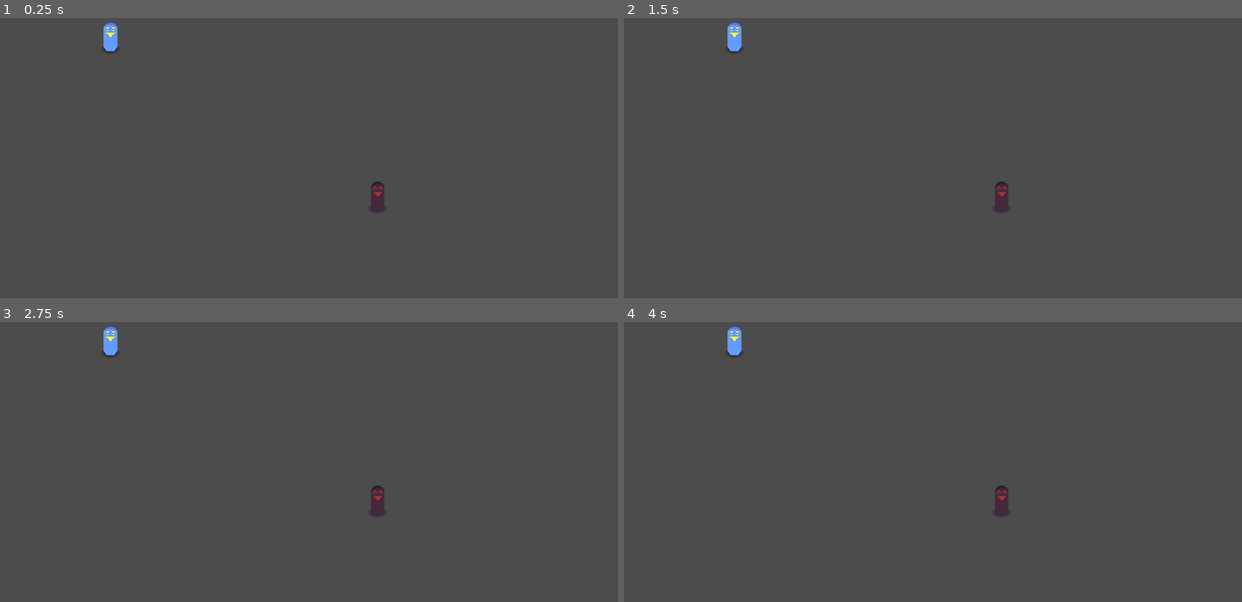
Above: before the commit, frames 1-4 (two rows, left to right).
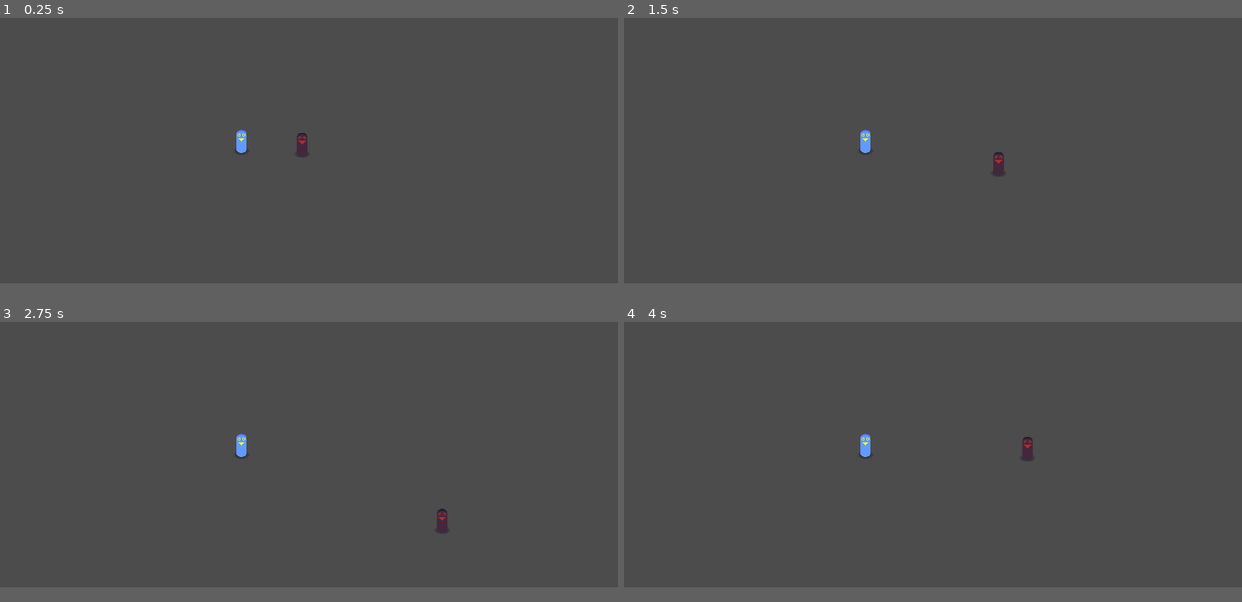
Above: after the commit, the same moments.

Repository: dfern14/BoxShooter
Game: Godot game, scene res://Scenes/Game.tscn
Two runs of this game, one before a commit and one after it. Both use one fixed random seed, a clock stepped at 60 frames per second and the inputs below.
Inputs:
- Up to frame 1 (0.25 s): no input
- Up to frame 2 (1.5 s): tap Enter at 0.5 s; hold Right (right, bound only after the commit) 0.53-1.28 s; hold Down (down, bound only after the commit) from 1.28 s (still down)
- Up to frame 3 (2.75 s): tap Space at 2 s; release Down (down, bound only after the commit) at 2.03 s; hold Right (right, bound only after the commit) from 2.03 s (still down)
- Up to frame 4 (4 s): release Right (right, bound only after the commit) at 2.78 s; hold Up (up, bound only after the commit) 2.78-3.53 s; hold Left (left, bound only after the commit) from 3.53 s (still down)
In our replay, the window is 800x469 before the commit and 800x450 after it. These sizes can differ from the game's own. Grey fills any space a smaller window leaves; there, only what the larger window draws over its background counts as a difference.

The runs differ from the first frame. In frame 1, 0.7% of the frame differs, in the area x 16-63%, y 1-70%; in frame 2, 0.7%; in frame 3, 0.7%; in frame 4, 0.7%.
Error before the commit: Parse Error: The member "TYPE_ENEMY" already exists in a parent class. (res://Characters/Enemy/Enemy.gd:3)

Commit message:
stuff

Diff:
--- a/Characters/Character/Character.gd
+++ b/Characters/Character/Character.gd
@@ -1,8 +1,6 @@
 extends KinematicBody2D
 
 export var SPEED = 200
-
-enum { TYPE_PLAYER = 0, TYPE_ENEMY = 0 }
 
 var direction = Vector2()
 
--- a/Characters/Enemy/Enemy.gd
+++ b/Characters/Enemy/Enemy.gd
@@ -7,5 +7,4 @@
 	pass
 
 func _process(delta):
-	movement()
 	pass
--- a/Characters/Enemy/Enemy.tscn
+++ b/Characters/Enemy/Enemy.tscn
@@ -6,3 +6,5 @@
 [node name="Enemy" instance=ExtResource( 1 )]
 
 script = ExtResource( 2 )
+
+[node name="Enemy" type="Node" parent="." index="2"]
--- a/Characters/Player/Player.gd
+++ b/Characters/Player/Player.gd
@@ -3,9 +3,15 @@
 onready var TYPE_PLAYER = 1
 
 func _ready():
-
 	pass
 
 func _process(delta):
 	movement()
+	check()
 	pass
+
+func check():
+	for body in $Area.get_overlapping_bodies():
+		if (body.has_node("Enemy") and not body.is_a_parent_of(self)):
+			body.queue_free()
+	pass
--- a/Characters/Player/Player.tscn
+++ b/Characters/Player/Player.tscn
@@ -1,13 +1,43 @@
-[gd_scene load_steps=4 format=2]
+[gd_scene load_steps=5 format=2]
 
 [ext_resource path="res://Characters/Character/Character.tscn" type="PackedScene" id=1]
 [ext_resource path="res://Characters/Player/Player.gd" type="Script" id=2]
 [ext_resource path="res://Assets/player.png" type="Texture" id=3]
 
-[node name="Player" instance=ExtResource( 1 )]
+[sub_resource type="RectangleShape2D" id=1]
+
+custom_solver_bias = 0.0
+extents = Vector2( 10, 10 )
+
+[node name="Player" index="0" instance=ExtResource( 1 )]
 
 script = ExtResource( 2 )
+
+[node name="Player" type="Node" parent="." index="2"]
+
+[node name="Pivot" parent="." index="3"]
+
+editor/display_folded = true
 
 [node name="Body" parent="Pivot" index="0"]
 
 texture = ExtResource( 3 )
+
+[node name="MovementBox" parent="." index="4"]
+
+visible = true
+
+[node name="Area" type="Area2D" parent="." index="6"]
+
+position = Vector2( 0.0626755, 18.9291 )
+input_pickable = true
+gravity_vec = Vector2( 0, 1 )
+gravity = 98.0
+linear_damp = 0.1
+angular_damp = 1.0
+audio_bus_override = false
+audio_bus_name = "Master"
+
+[node name="CollisionShape2D" type="CollisionShape2D" parent="Area" index="0"]
+
+shape = SubResource( 1 )
--- /dev/null
+++ b/Characters/Sword.gd
@@ -0,0 +1,13 @@
+extends Area2D
+
+signal attack_finished
+enum STATES { IDLE, ATTACK }
+
+func _ready():
+	$AnimationPlayer.connect(
+	pass
+
+#func _process(delta):
+#	# Called every frame. Delta is time since last frame.
+#	# Update game logic here.
+#	pass
--- /dev/null
+++ b/Characters/Sword.tscn
@@ -0,0 +1,220 @@
+[gd_scene load_steps=6 format=2]
+
+[ext_resource path="res://Characters/Sword.gd" type="Script" id=1]
+[ext_resource path="res://Assets/sword.png" type="Texture" id=2]
+
+[sub_resource type="Animation" id=1]
+
+resource_name = "Idle"
+length = 0.01
+loop = false
+step = 0.1
+tracks/0/type = "value"
+tracks/0/path = NodePath(".:position")
+tracks/0/interp = 1
+tracks/0/loop_wrap = true
+tracks/0/imported = false
+tracks/0/enabled = true
+tracks/0/keys = {
+"times": PoolRealArray( 0 ),
+"transitions": PoolRealArray( 1 ),
+"update": 0,
+"values": [ Vector2( 0, 0 ) ]
+}
+tracks/1/type = "value"
+tracks/1/path = NodePath(".:rotation_degrees")
+tracks/1/interp = 1
+tracks/1/loop_wrap = true
+tracks/1/imported = false
+tracks/1/enabled = true
+tracks/1/keys = {
+"times": PoolRealArray( 0 ),
+"transitions": PoolRealArray( 1 ),
+"update": 0,
+"values": [ 0.0 ]
+}
+tracks/2/type = "value"
+tracks/2/path = NodePath(".:scale")
+tracks/2/interp = 1
+tracks/2/loop_wrap = true
+tracks/2/imported = false
+tracks/2/enabled = true
+tracks/2/keys = {
+"times": PoolRealArray( 0 ),
+"transitions": PoolRealArray( 1 ),
+"update": 0,
+"values": [ Vector2( 1, 1 ) ]
+}
+tracks/3/type = "value"
+tracks/3/path = NodePath(".:visible")
+tracks/3/interp = 1
+tracks/3/loop_wrap = true
+tracks/3/imported = false
+tracks/3/enabled = true
+tracks/3/keys = {
+"times": PoolRealArray( 0 ),
+"transitions": PoolRealArray( 1 ),
+"update": 1,
+"values": [ false ]
+}
+tracks/4/type = "value"
+tracks/4/path = NodePath(".:modulate")
+tracks/4/interp = 1
+tracks/4/loop_wrap = true
+tracks/4/imported = false
+tracks/4/enabled = true
+tracks/4/keys = {
+"times": PoolRealArray( 0 ),
+"transitions": PoolRealArray( 1 ),
+"update": 0,
+"values": [ Color( 1, 1, 1, 1 ) ]
+}
+
+[sub_resource type="Animation" id=2]
+
+resource_name = "Setup"
+length = 1.0
+loop = false
+step = 0.1
+tracks/0/type = "value"
+tracks/0/path = NodePath(".:position")
+tracks/0/interp = 1
+tracks/0/loop_wrap = true
+tracks/0/imported = false
+tracks/0/enabled = true
+tracks/0/keys = {
+"times": PoolRealArray( 0 ),
+"transitions": PoolRealArray( 1 ),
+"update": 0,
+"values": [ Vector2( 0, 0 ) ]
+}
+tracks/1/type = "value"
+tracks/1/path = NodePath(".:rotation_degrees")
+tracks/1/interp = 1
+tracks/1/loop_wrap = true
+tracks/1/imported = false
+tracks/1/enabled = true
+tracks/1/keys = {
+"times": PoolRealArray( 0 ),
+"transitions": PoolRealArray( 1 ),
+"update": 0,
+"values": [ 0.0 ]
+}
+tracks/2/type = "value"
+tracks/2/path = NodePath(".:scale")
+tracks/2/interp = 1
+tracks/2/loop_wrap = true
+tracks/2/imported = false
+tracks/2/enabled = true
+tracks/2/keys = {
+"times": PoolRealArray( 0 ),
+"transitions": PoolRealArray( 1 ),
+"update": 0,
+"values": [ Vector2( 1, 1 ) ]
+}
+tracks/3/type = "value"
+tracks/3/path = NodePath(".:visible")
+tracks/3/interp = 1
+tracks/3/loop_wrap = true
+tracks/3/imported = false
+tracks/3/enabled = true
+tracks/3/keys = {
+"times": PoolRealArray( 0 ),
+"transitions": PoolRealArray( 1 ),
+"update": 1,
+"values": [ true ]
+}
+tracks/4/type = "value"
+tracks/4/path = NodePath(".:modulate")
+tracks/4/interp = 1
+tracks/4/loop_wrap = true
+tracks/4/imported = false
+tracks/4/enabled = true
+tracks/4/keys = {
+"times": PoolRealArray( 0 ),
+"transitions": PoolRealArray( 1 ),
+"update": 0,
+"values": [ Color( 1, 1, 1, 1 ) ]
+}
+
+[sub_resource type="Animation" id=3]
+
+resource_name = "attack_straight"
+length = 0.3
+loop = false
+step = 0.05
+tracks/0/type = "value"
+tracks/0/path = NodePath(".:position")
+tracks/0/interp = 1
+tracks/0/loop_wrap = true
+tracks/0/imported = false
+tracks/0/enabled = true
+tracks/0/keys = {
+"times": PoolRealArray( 0, 0.15, 0.2 ),
+"transitions": PoolRealArray( 0.3, 1, 1 ),
+"update": 0,
+"values": [ Vector2( -21, 0 ), Vector2( 2, 0 ), Vector2( 0, 0 ) ]
+}
+tracks/1/type = "value"
+tracks/1/path = NodePath(".:scale")
+tracks/1/interp = 1
+tracks/1/loop_wrap = true
+tracks/1/imported = false
+tracks/1/enabled = true
+tracks/1/keys = {
+"times": PoolRealArray( 0, 0.15, 0.2 ),
+"transitions": PoolRealArray( 0.3, 1, 1 ),
+"update": 0,
+"values": [ Vector2( 0.71875, 0.71875 ), Vector2( 1.09375, 1.09375 ), Vector2( 1, 1 ) ]
+}
+tracks/2/type = "value"
+tracks/2/path = NodePath(".:visible")
+tracks/2/interp = 1
+tracks/2/loop_wrap = true
+tracks/2/imported = false
+tracks/2/enabled = true
+tracks/2/keys = {
+"times": PoolRealArray( 0 ),
+"transitions": PoolRealArray( 0.3 ),
+"update": 1,
+"values": [ true ]
+}
+
+[node name="Sword" type="Area2D"]
+
+visible = false
+input_pickable = true
+gravity_vec = Vector2( 0, 1 )
+gravity = 98.0
+linear_damp = 0.1
+angular_damp = 1.0
+audio_bus_override = false
+audio_bus_name = "Master"
+script = ExtResource( 1 )
+_sections_unfolded = [ "Visibility" ]
+__meta__ = {
+"_edit_group_": true
+}
+
+[node name="AnimationPlayer" type="AnimationPlayer" parent="." index="0"]
+
+root_node = NodePath("..")
+autoplay = ""
+playback_process_mode = 1
+playback_default_blend_time = 0.0
+playback_speed = 1.0
+anims/Idle = SubResource( 1 )
+anims/Setup = SubResource( 2 )
+anims/attack_straight = SubResource( 3 )
+blend_times = [  ]
+
+[node name="Sprite" type="Sprite" parent="." index="1"]
+
+position = Vector2( 13.4962, -0.00672288 )
+rotation = 1.5703
+texture = ExtResource( 2 )
+
+[node name="CollisionPolygon2D" type="CollisionPolygon2D" parent="." index="2"]
+
+build_mode = 0
+polygon = PoolVector2Array( 2, -1, 30, -1, 30, 1, 2, 1 )
--- a/Scenes/Game.tscn
+++ b/Scenes/Game.tscn
@@ -14,4 +14,4 @@
 
 [node name="Enemy" parent="." index="1" instance=ExtResource( 3 )]
 
-position = Vector2( 183, 167 )
+position = Vector2( 500.079, 425.482 )
--- a/project.godot
+++ b/project.godot
@@ -16,11 +16,30 @@
 
 [display]
 
+window/size/width=1280
+window/size/height=720
+window/size/resizable=false
+window/size/fullscreen=true
 window/size/test_width=1920
 window/size/test_height=1080
 window/stretch/mode="2d"
 window/stretch/aspect="expand"
 
+[input]
+
+up=[ Object(InputEventKey,"resource_local_to_scene":false,"resource_name":"","device":0,"alt":false,"shift":false,"control":false,"meta":false,"command":false,"pressed":false,"scancode":16777232,"unicode":0,"echo":false,"script":null)
+, Object(InputEventJoypadMotion,"resource_local_to_scene":false,"resource_name":"","device":0,"axis":1,"axis_value":-1.0,"script":null)
+ ]
+right=[ Object(InputEventKey,"resource_local_to_scene":false,"resource_name":"","device":0,"alt":false,"shift":false,"control":false,"meta":false,"command":false,"pressed":false,"scancode":16777233,"unicode":0,"echo":false,"script":null)
+, Object(InputEventJoypadMotion,"resource_local_to_scene":false,"resource_name":"","device":0,"axis":0,"axis_value":1.0,"script":null)
+ ]
+left=[ Object(InputEventKey,"resource_local_to_scene":false,"resource_name":"","device":0,"alt":false,"shift":false,"control":false,"meta":false,"command":false,"pressed":false,"scancode":16777231,"unicode":0,"echo":false,"script":null)
+, Object(InputEventJoypadMotion,"resource_local_to_scene":false,"resource_name":"","device":0,"axis":0,"axis_value":-1.0,"script":null)
+ ]
+down=[ Object(InputEventKey,"resource_local_to_scene":false,"resource_name":"","device":0,"alt":false,"shift":false,"control":false,"meta":false,"command":false,"pressed":false,"scancode":16777234,"unicode":0,"echo":false,"script":null)
+, Object(InputEventJoypadMotion,"resource_local_to_scene":false,"resource_name":"","device":0,"axis":1,"axis_value":1.0,"script":null)
+ ]
+
 [rendering]
 
 environment/default_environment="res://default_env.tres"
Binary file added: Assets/sword.aseprite
Binary file added: Assets/sword.png
Not shown, added: Assets/sword.png.import
